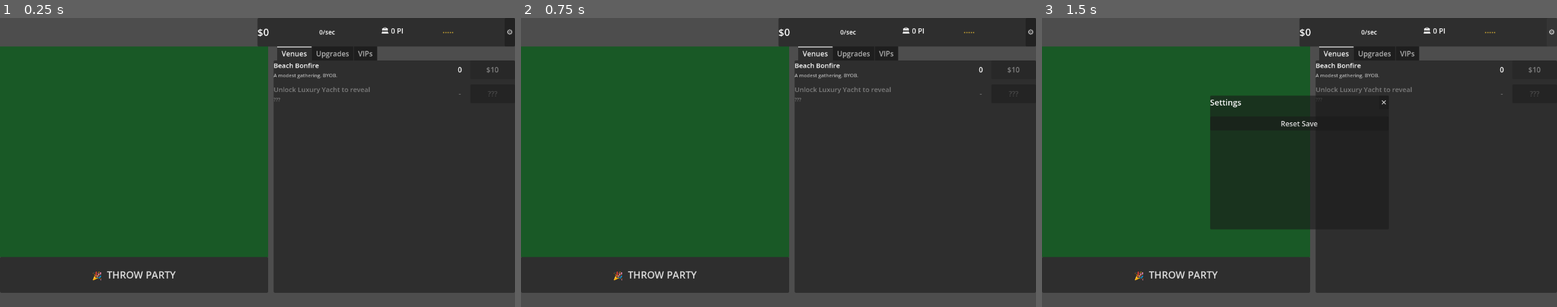
Above: before the commit, frames 1-3 (left to right).
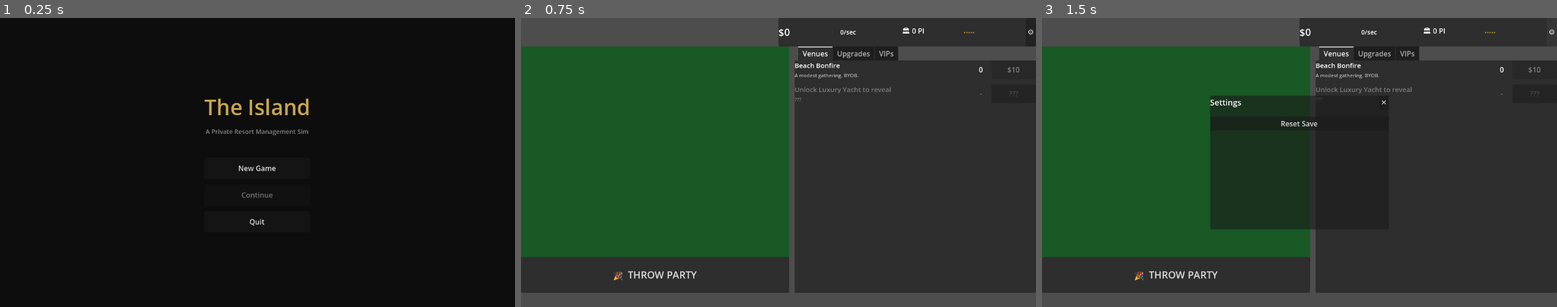
Above: after the commit, the same moments.

Repository: jhughesofficial/island-game
Game: Godot game, scene res://scenes/MainMenu.tscn
Two runs of this game, one before a commit and one after it. Both use one fixed random seed, a clock stepped at 60 frames per second and the inputs below. Before the commit the project starts from res://scenes/Main.tscn.
Inputs (mouse positions are in pixels of both pictures, inside the frame that each line leads up to):
- Up to frame 1 (0.25 s): no input
- Up to frame 2 (0.75 s): click (778, 168) at 0.5 s, where only the run after the commit has a clickable "New Game"
- Up to frame 3 (1.5 s): click "⚙" at 1.25 s

The runs differ from the first frame. In frame 1, 99% of the frame differs, in the area x 0-100%, y 0-100%; in frame 2, nothing differs; in frame 3, nothing differs.

Commit message:
feat: set MainMenu as startup scene

Diff:
--- a/project.godot
+++ b/project.godot
@@ -15,7 +15,7 @@
 [application]
 
 config/name="The Island"
-run/main_scene="res://scenes/Main.tscn"
+run/main_scene="res://scenes/MainMenu.tscn"
 config/features=PackedStringArray("4.6", "Forward Plus")
 config/icon="res://icon.svg"
 
@@ -23,6 +23,7 @@
 
 GameState="*res://scripts/autoloads/GameState.gd"
 NumberFormatter="*res://scripts/utils/NumberFormatter.gd"
+MCPRuntime="*uid://dbka41haun54r"
 
 [editor_plugins]
 
